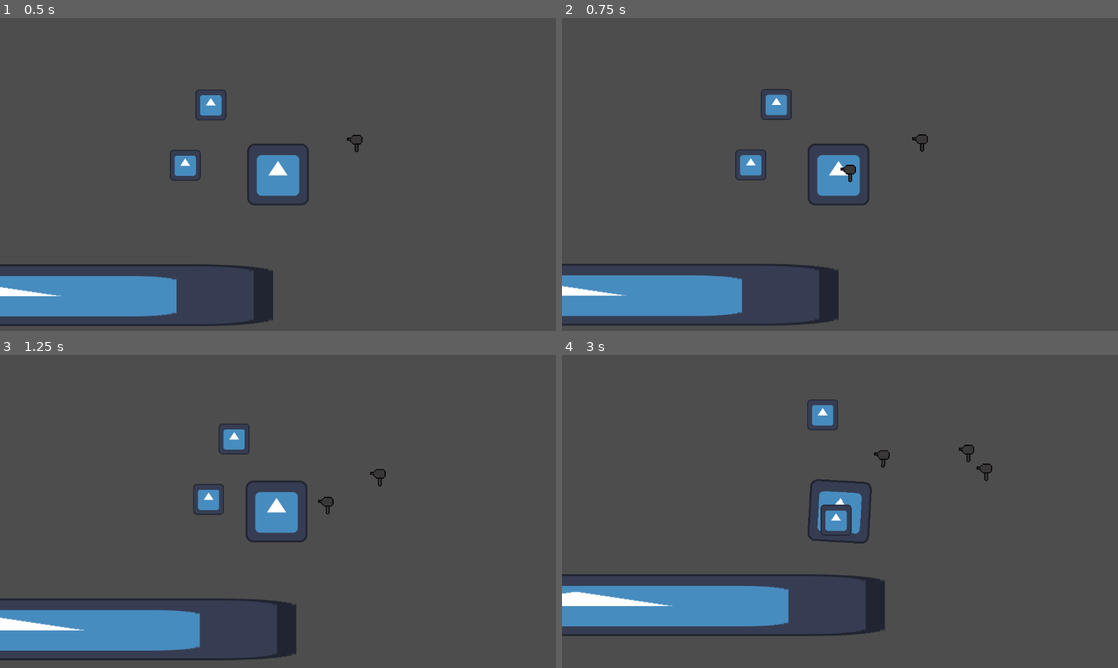
Above: before the commit, frames 1-4 (two rows, left to right).
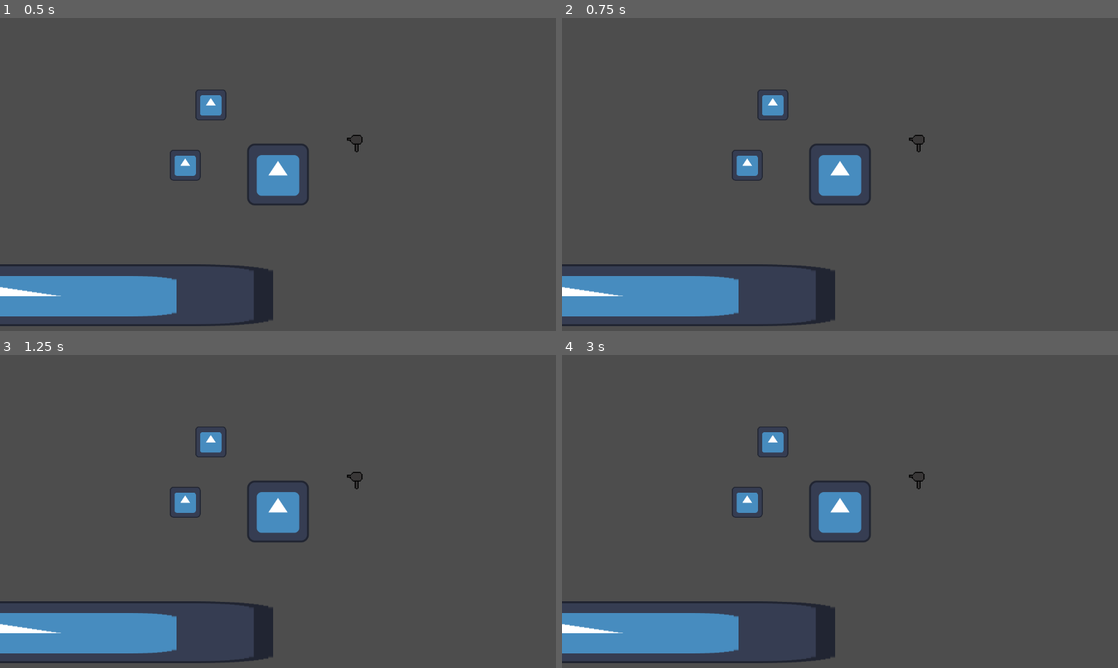
Above: after the commit, the same moments.

Repository: TheFlameFish/junkpack
Game: Godot game, scene res://scenes/levels/sample.tscn
Two runs of this game, one before a commit and one after it. Both use one fixed random seed, a clock stepped at 60 frames per second and the inputs below. The engine's default icon, where the game draws it, is replaced by a stand-in: a white triangle on a blue panel in a dark square.
Inputs (mouse positions are in pixels of both pictures, inside the frame that each line leads up to):
- Up to frame 1 (0.5 s): no input
- Up to frame 2 (0.75 s): tap Enter at 0.5 s; move the mouse to (962, 158) at 0.52 s; click (962, 158) at 0.6 s
- Up to frame 3 (1.25 s): no input
- Up to frame 4 (3 s): move the mouse to (728, 527) at 1.27 s; click (728, 527) at 1.35 s; move the mouse to (895, 442) at 2.02 s; click (895, 442) at 2.1 s; move the mouse to (812, 574) at 2.77 s; click (812, 574) at 2.85 s

Frame 1 is identical in both runs. In frame 2, 1.6% of the frame differs, in the area x 0-66%, y 22-99%; in frame 3, 5.5%; in frame 4, 10%, in the area x 0-78%, y 14-99%.

Commit message:
Added metadata to the player to be able to change the starting junk per level

Diff:
--- a/scenes/levels/level1.tscn
+++ b/scenes/levels/level1.tscn
@@ -1,3 +1,56 @@
-[gd_scene format=3 uid="uid://c48xn2hsb33qb"]
+[gd_scene load_steps=4 format=3 uid="uid://c48xn2hsb33qb"]
+
+[ext_resource type="PackedScene" uid="uid://cfd8rraln0kvi" path="res://scenes/player.tscn" id="1_tuyno"]
+[ext_resource type="Texture2D" uid="uid://bditanoelyqw0" path="res://icon.svg" id="2_54fyh"]
+
+[sub_resource type="RectangleShape2D" id="RectangleShape2D_wxagg"]
 
 [node name="Level1" type="Node2D"]
+
+[node name="Player" parent="." instance=ExtResource("1_tuyno")]
+position = Vector2(-500, 0)
+metadata/startingJunk = 5
+
+[node name="StaticBody2D" type="StaticBody2D" parent="."]
+position = Vector2(0, 250)
+scale = Vector2(20, 1)
+
+[node name="CollisionShape2D" type="CollisionShape2D" parent="StaticBody2D"]
+scale = Vector2(6, 6)
+shape = SubResource("RectangleShape2D_wxagg")
+
+[node name="Sprite2D" type="Sprite2D" parent="StaticBody2D"]
+texture = ExtResource("2_54fyh")
+
+[node name="StaticBody2D2" type="StaticBody2D" parent="."]
+position = Vector2(0, -250)
+scale = Vector2(20, 1)
+
+[node name="CollisionShape2D" type="CollisionShape2D" parent="StaticBody2D2"]
+scale = Vector2(6, 6)
+shape = SubResource("RectangleShape2D_wxagg")
+
+[node name="Sprite2D" type="Sprite2D" parent="StaticBody2D2"]
+texture = ExtResource("2_54fyh")
+
+[node name="StaticBody2D3" type="StaticBody2D" parent="."]
+position = Vector2(-1000, 0)
+scale = Vector2(1, 5)
+
+[node name="CollisionShape2D" type="CollisionShape2D" parent="StaticBody2D3"]
+scale = Vector2(6, 6)
+shape = SubResource("RectangleShape2D_wxagg")
+
+[node name="Sprite2D" type="Sprite2D" parent="StaticBody2D3"]
+texture = ExtResource("2_54fyh")
+
+[node name="StaticBody2D4" type="StaticBody2D" parent="."]
+position = Vector2(1000, 0)
+scale = Vector2(1, 5)
+
+[node name="CollisionShape2D" type="CollisionShape2D" parent="StaticBody2D4"]
+scale = Vector2(6, 6)
+shape = SubResource("RectangleShape2D_wxagg")
+
+[node name="Sprite2D" type="Sprite2D" parent="StaticBody2D4"]
+texture = ExtResource("2_54fyh")
--- a/scenes/player.tscn
+++ b/scenes/player.tscn
@@ -12,6 +12,7 @@
 collision_layer = 2
 physics_material_override = SubResource("PhysicsMaterial_4di8u")
 gravity_scale = 0.0
+metadata/startingJunk = 0
 
 [node name="CollisionShape2D" type="CollisionShape2D" parent="."]
 scale = Vector2(6, 6)
--- a/scripts/pack.gd
+++ b/scripts/pack.gd
@@ -2,12 +2,14 @@
 
 @export var power : float = 5000;
 
+@onready var player : RigidBody2D = $".."
+
 @export var junk = ["hairdryer"]
-@export var junkQuantity = [6]
+@onready var junkQuantity = [player.get_meta("startingJunk")]
 
-var totalJunk : int = 6
+@onready var totalJunk : int = player.get_meta("startingJunk")
 
-var player : RigidBody2D
+
 
 var rng
 
@@ -16,7 +18,6 @@
 
 # Called when the node enters the scene tree for the first time.
 func _ready():
-	player = $".."
 	rng = RandomNumberGenerator.new()
 
 
@@ -90,8 +91,10 @@
 
 	launchedJunk.apply_central_force(vector)
 
-	await get_tree().create_timer(0.5).timeout
+	await get_tree().create_timer(10).timeout
 
-	launchedJunk.set_collision_layer_value(1,true)
-	launchedJunk.set_collision_mask_value(2,true)
-	launchedJunk.canBePickedUp = true
+	launchedJunk.queue_free()
+
+	#launchedJunk.set_collision_layer_value(1,true)
+	#launchedJunk.set_collision_mask_value(2,true)
+	#launchedJunk.canBePickedUp = true
Not shown: 3 places in scenes/levels/sample.tscn that only renumber resources
